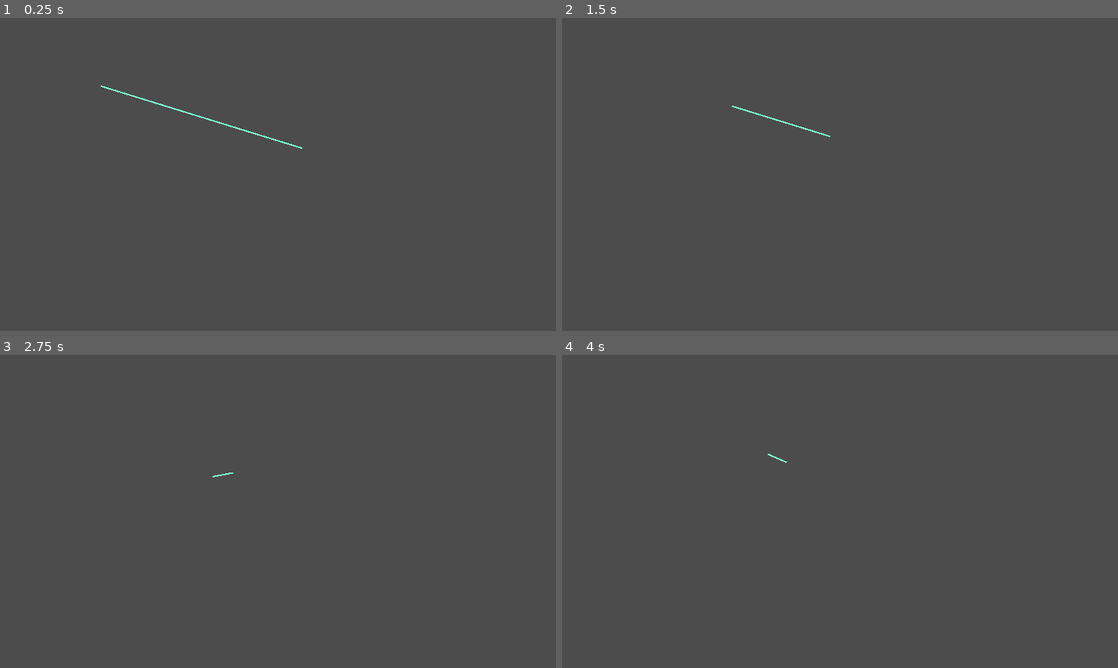
Above: before the commit, frames 1-4 (two rows, left to right).
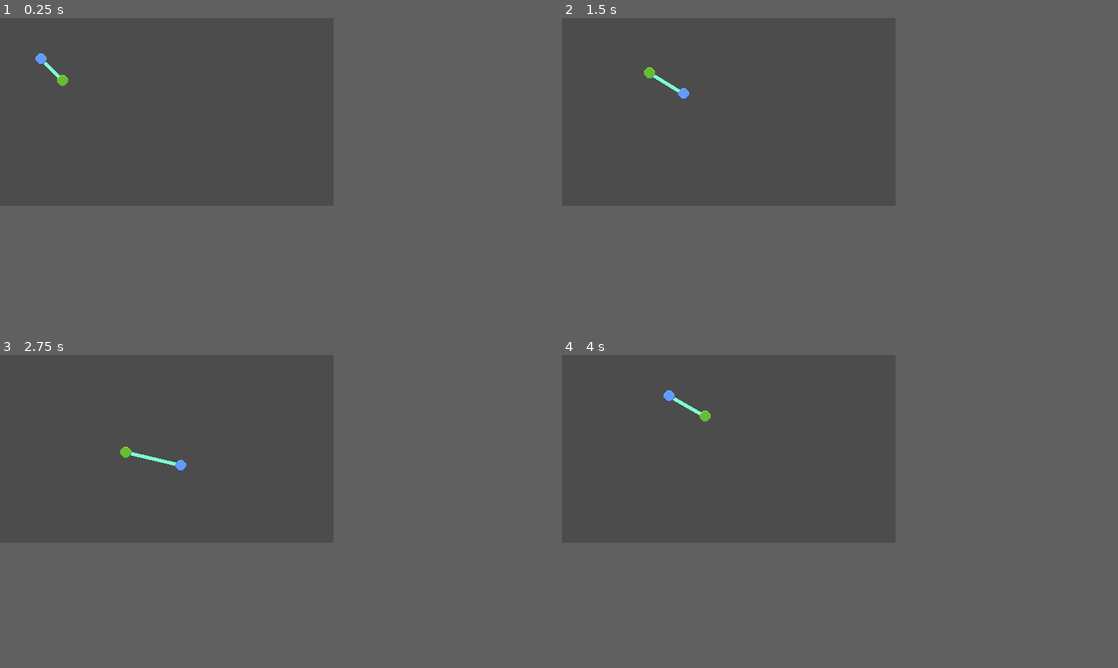
Above: after the commit, the same moments.

Repository: Cmdr3nder/magny-and-ferrus
Game: Godot game, scene res://Brothers.tscn
The game is run twice, just before and just after one commit, with the same random seed, the same clock (stepped at 60 frames per second) and the same inputs. Before the commit the project starts from res://Main.tscn.
Inputs:
- Up to frame 1 (0.25 s): no input
- Up to frame 2 (1.5 s): hold D (p1_right) 0.53-1.28 s; hold S (p1_down) from 1.28 s (still down)
- Up to frame 3 (2.75 s): release S (p1_down) at 2.03 s; hold D (p1_right) from 2.03 s (still down)
- Up to frame 4 (4 s): release D (p1_right) at 2.78 s; hold W (p1_up) 2.78-3.53 s; hold A (p1_left) from 3.53 s (still down)
In our replay, the window is 800x450 before the commit and 480x270 after it. These sizes can differ from the game's own. Grey fills any space a smaller window leaves; there, only what the larger window draws over its background counts as a difference.

The runs differ from the first frame. In frame 1, 0.3% of the frame differs, in the area x 6-55%, y 11-42%; in frame 2, 0.3%; in frame 3, 0.2%; in frame 4, 0.2%.

Commit message:
Better organization and ability to set parameters.

Diff:
--- a/Brother.gd
+++ b/Brother.gd
@@ -3,7 +3,7 @@
 signal broadcast_pos(pos)
 
 var other_brother_pos = Vector2(0, 0)
-export(int) var connection_force = 100
+export(int) var connection_force = 1
 export(int) var speed = 200
 export(String) var up_btn = "p1_up"
 export(String) var down_btn = "p1_down"
@@ -15,6 +15,7 @@
 
 
 func _process(delta):
+	var magnetic_mult = global_position.distance_to(other_brother_pos) * connection_force
 	var magnetic_force = global_position.direction_to(other_brother_pos).normalized()
 	var control_force = Vector2(0, 0)
 	if Input.is_action_pressed(up_btn):
@@ -27,6 +28,6 @@
 		control_force.x += 1
 	control_force = control_force.normalized()
 	# include controls force too
-	var impulse = (magnetic_force * connection_force) + (control_force * speed)
+	var impulse = (magnetic_force * magnetic_mult) + (control_force * speed)
 	move_and_slide(impulse)
 	emit_signal("broadcast_pos", global_position)
--- a/Brother.tscn
+++ b/Brother.tscn
@@ -1,12 +1,16 @@
-[gd_scene load_steps=3 format=2]
+[gd_scene load_steps=4 format=2]
 
 [ext_resource path="res://Brother.gd" type="Script" id=1]
+[ext_resource path="res://blue-brother-temp.png" type="Texture" id=2]
 
 [sub_resource type="CircleShape2D" id=1]
-radius = 35.0
+radius = 8.0
 
 [node name="Brother" type="KinematicBody2D"]
 script = ExtResource( 1 )
 
 [node name="CollisionShape2D" type="CollisionShape2D" parent="."]
 shape = SubResource( 1 )
+
+[node name="Sprite" type="Sprite" parent="."]
+texture = ExtResource( 2 )
--- /dev/null
+++ b/Brothers.tscn
@@ -0,0 +1,30 @@
+[gd_scene load_steps=4 format=2]
+
+[ext_resource path="res://green-brother-temp.png" type="Texture" id=1]
+[ext_resource path="res://Connector.gd" type="Script" id=2]
+[ext_resource path="res://Brother.tscn" type="PackedScene" id=3]
+
+[node name="Brothers" type="Node2D"]
+
+[node name="Connector" type="Node2D" parent="."]
+script = ExtResource( 2 )
+
+[node name="Brother" parent="." instance=ExtResource( 3 )]
+position = Vector2( 50, 50 )
+
+[node name="Brother2" parent="." instance=ExtResource( 3 )]
+position = Vector2( 100, 100 )
+up_btn = "p2_up"
+down_btn = "p2_down"
+left_btn = "p2_left"
+right_btn = "p2_right"
+
+[node name="Sprite" parent="Brother2" index="1"]
+texture = ExtResource( 1 )
+
+[connection signal="broadcast_pos" from="Brother" to="Connector" method="_update_one_pos"]
+[connection signal="broadcast_pos" from="Brother" to="Brother2" method="listen_other_pos"]
+[connection signal="broadcast_pos" from="Brother2" to="Connector" method="_update_two_pos"]
+[connection signal="broadcast_pos" from="Brother2" to="Brother" method="listen_other_pos"]
+
+[editable path="Brother2"]
--- a/Main.tscn
+++ b/Main.tscn
@@ -1,37 +1,11 @@
-[gd_scene load_steps=5 format=2]
+[gd_scene load_steps=3 format=2]
 
-[ext_resource path="res://Brother.tscn" type="PackedScene" id=1]
+[ext_resource path="res://Brothers.tscn" type="PackedScene" id=1]
 [ext_resource path="res://Main.gd" type="Script" id=2]
-[ext_resource path="res://Connector.gd" type="Script" id=3]
-
-[sub_resource type="CapsuleShape2D" id=1]
-height = 200.0
 
 [node name="Main" type="Node2D"]
 script = ExtResource( 2 )
 
-[node name="Brother" parent="." instance=ExtResource( 1 )]
-position = Vector2( 327, 229 )
+[node name="Brothers" parent="." instance=ExtResource( 1 )]
 
-[node name="Brother2" parent="." instance=ExtResource( 1 )]
-position = Vector2( 1068, 457 )
-up_btn = "p2_up"
-down_btn = "p2_down"
-left_btn = "p2_left"
-right_btn = "p2_right"
-
-[node name="Wall" type="StaticBody2D" parent="."]
-position = Vector2( 572, 276 )
-rotation = 0.380482
-
-[node name="CollisionShape2D" type="CollisionShape2D" parent="Wall"]
-position = Vector2( 69.6362, -17.0823 )
-shape = SubResource( 1 )
-
-[node name="Connector" type="Node2D" parent="."]
-script = ExtResource( 3 )
-
-[connection signal="broadcast_pos" from="Brother" to="Connector" method="_update_one_pos"]
-[connection signal="broadcast_pos" from="Brother" to="Brother2" method="listen_other_pos"]
-[connection signal="broadcast_pos" from="Brother2" to="Connector" method="_update_two_pos"]
-[connection signal="broadcast_pos" from="Brother2" to="Brother" method="listen_other_pos"]
+[editable path="Brothers"]
--- a/project.godot
+++ b/project.godot
@@ -11,13 +11,13 @@
 [application]
 
 config/name="joined-together-gmtk-2021"
-run/main_scene="res://Main.tscn"
+run/main_scene="res://Brothers.tscn"
 config/icon="res://icon.png"
 
 [display]
 
-window/size/width=1920
-window/size/height=1080
+window/size/width=480
+window/size/height=270
 window/stretch/mode="2d"
 window/stretch/aspect="keep"
 
Binary file added: blue-brother-temp.png
Not shown, added: blue-brother-temp.png.import
Binary file added: green-brother-temp.png
Not shown, added: green-brother-temp.png.import
